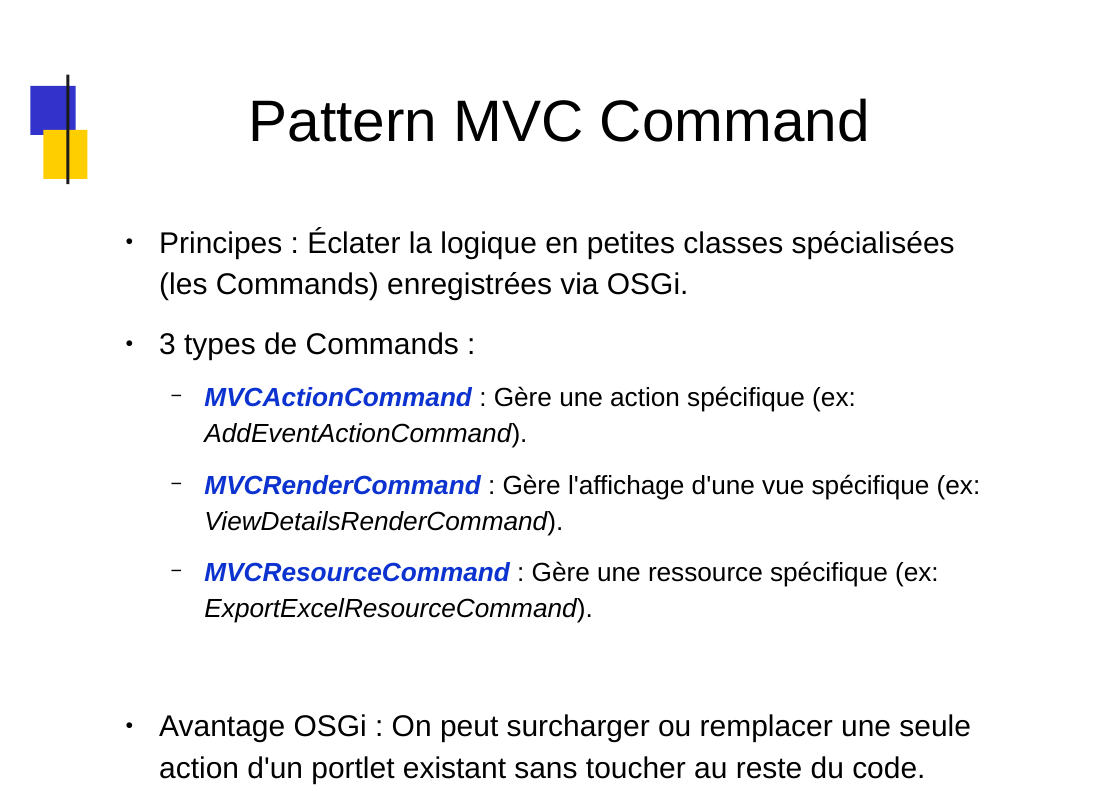
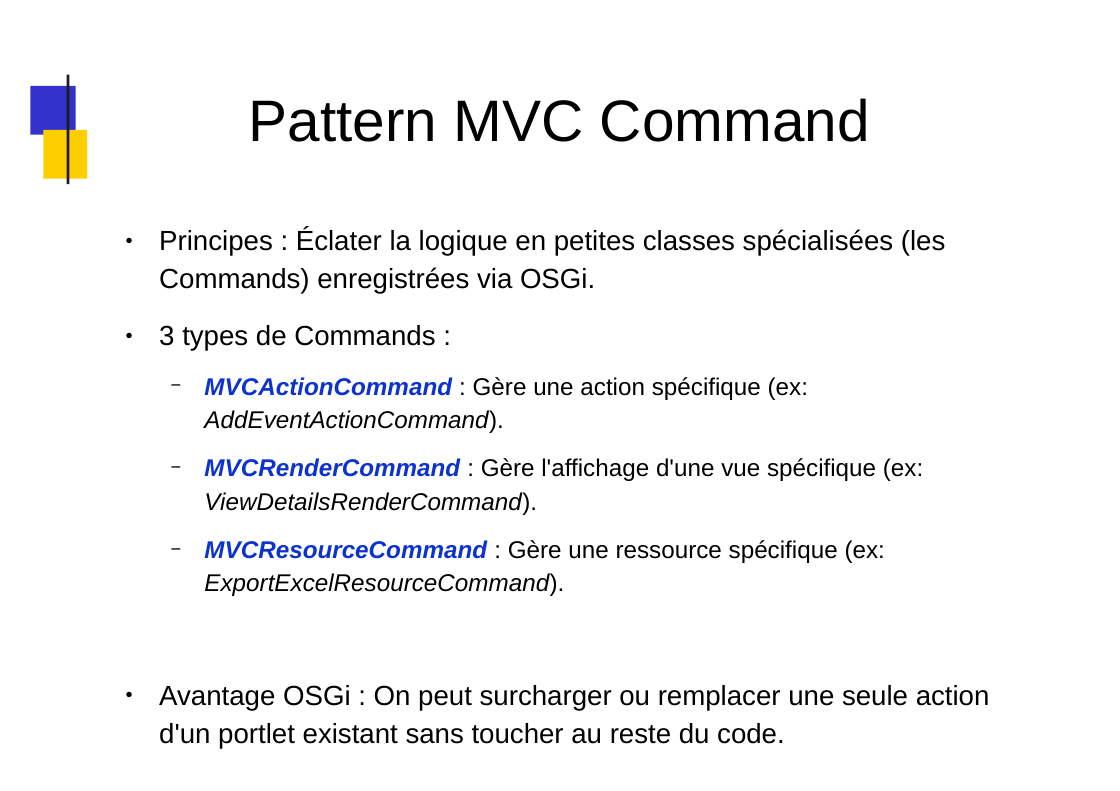
Before and after one commit to dthibau/liferay, a slide deck: slide 143 of Lrd7.pptx. Drawn at 1120x791 pixels with LibreOffice and Linux fonts; fonts in the diff are those of the drawing; background and template pictures are left out. Boxes give left, top, right and bottom in pixels: in the first picture for what was removed or moved away, otherwise in the second. Text is boxed around its words. In the diff, an @@ line names an element or a change of style, - is before the commit and + after.

```diff
--- a/Lrd7.pptx
+++ b/Lrd7.pptx
@@ text "Principes : Éclater la logique ..." at (159,229,990,748): size 22.5 to 20.8 pt in "Principes : Éclater la logique en petites ...", "3 types de Commands :", "Avantage OSGi : On peut surcharger ou ..."; size 19.7 to 18.2 pt in "MVCActionCommand : Gère une action spécifique (ex: ...", "MVCRenderCommand : Gère l'affichage d'une vue spécifique ...", "MVCResourceCommand : Gère une ressource spécifique (ex: ..." @@
```
Also in this commit, not shown: 213 other slides changed, 1 slide added, 1 slide removed, 1 other file.
